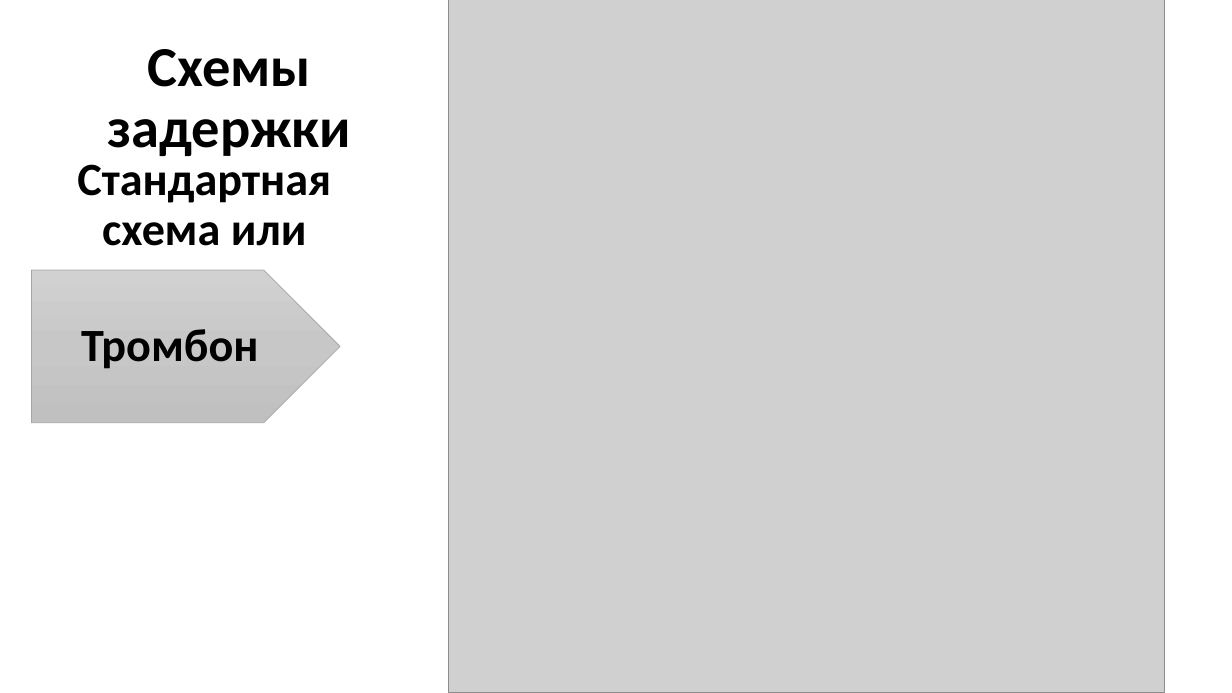
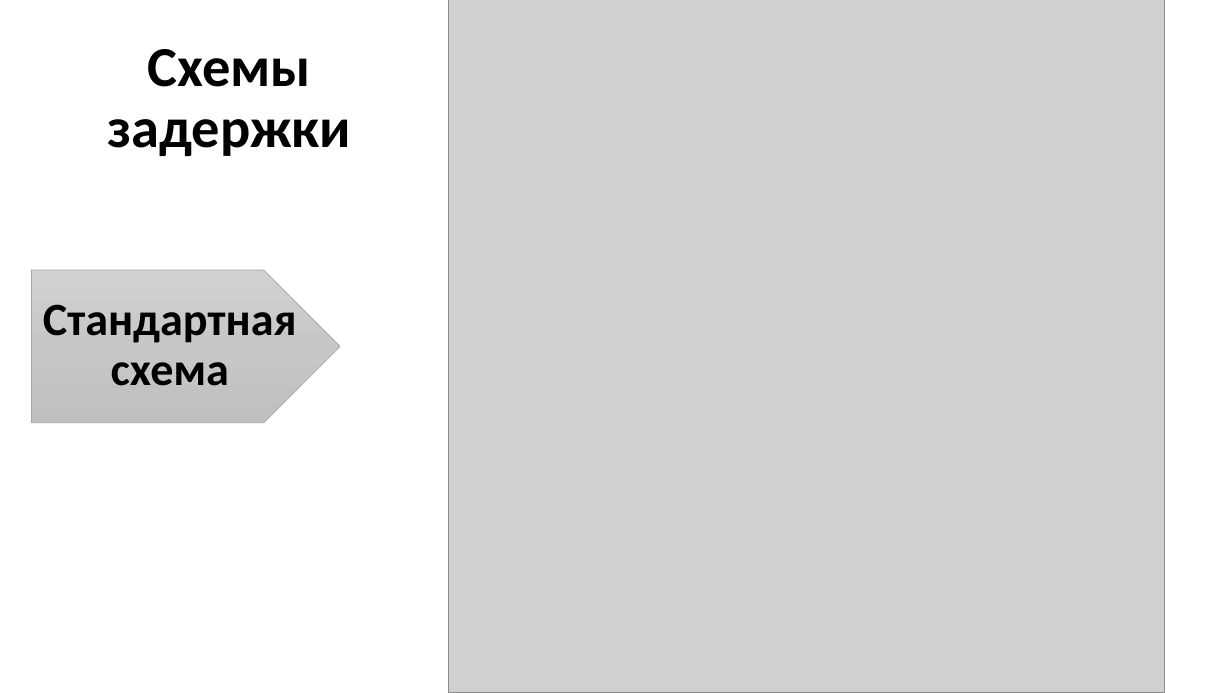
Before and after one commit to GooDgRaF/Bachelor_diplom, a slide deck: slide 3 of Диплом/Презентация ВКР.pptx. Drawn at 1232x693 pixels with LibreOffice and Linux fonts; fonts in the diff are those of the drawing; grey boxes stand for pictures; background and template pictures are left out. Boxes give left, top, right and bottom in pixels: in the first picture for what was removed or moved away, otherwise in the second. Text is boxed around its words. In the diff, an @@ line names an element or a change of style, - is before the commit and + after.

```diff
--- a/Диплом/Презентация ВКР.pptx
+++ b/Диплом/Презентация ВКР.pptx
@@ text removed at <box>77,164,331,246</box> @@
-Стандартная схема или
@@ text at <box>43,297,297,386</box>: text changed @@
-Тромбон
+Стандартная схема
```
Also in this commit, not shown: 5 other slides changed, 8 slides added, 7 slides removed.
